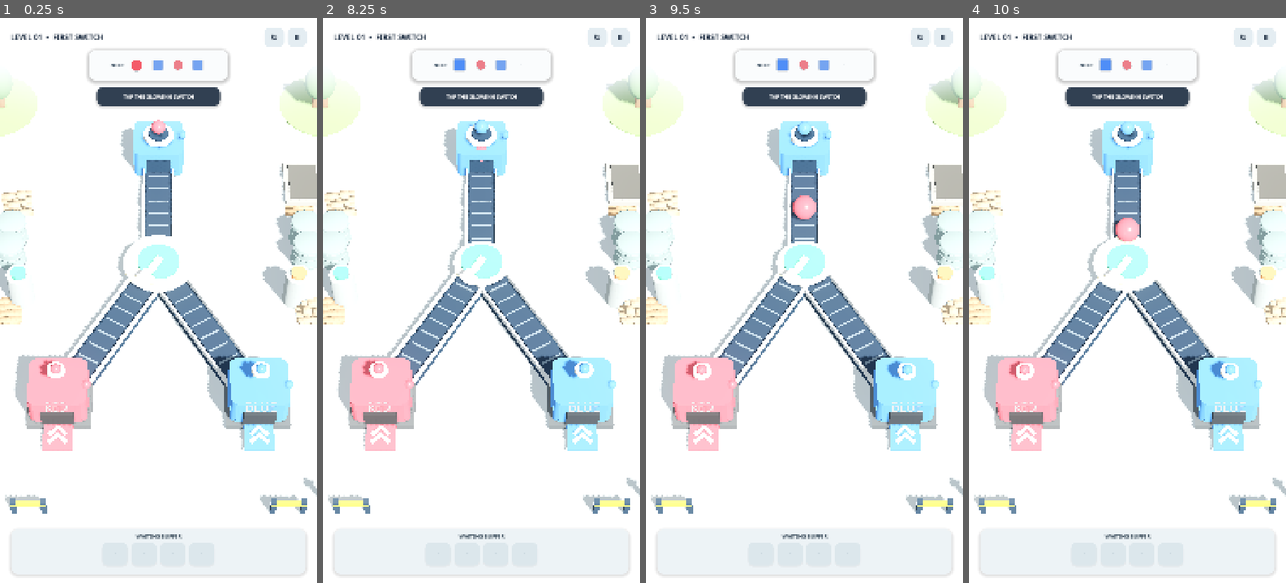
Above: before the commit, frames 1-4 (left to right).
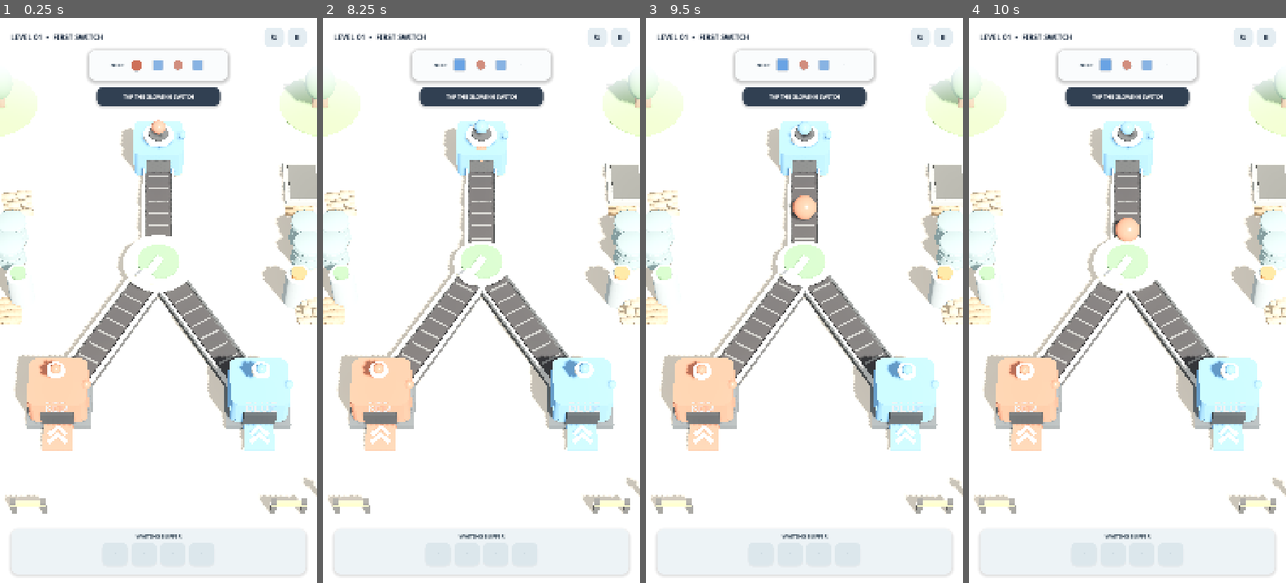
Above: after the commit, the same moments.

Repository: mocchaust64/rail_game
Game: Godot game, scene res://app/main.tscn
Two runs of this game, one before a commit and one after it. Both use one fixed random seed, a clock stepped at 60 frames per second and the inputs below.
Inputs (mouse positions are in pixels of both pictures, inside the frame that each line leads up to):
- Up to frame 1 (0.25 s): no input
- Up to frame 2 (8.25 s): click "↻" at 0.5 s; click "Ⅱ" at 1.25 s; click "TEXT NORMAL" at 2 s; click "RESTART LEVEL" at 2.75 s; click "↻" at 3.5 s; click "Ⅱ" at 4.25 s; click "RESTART LEVEL" at 5 s; click "↻" at 5.75 s; click "Ⅱ" at 6.5 s; click "RESTART LEVEL" at 7.25 s; move the mouse to (551, 272) at 8.02 s; click (551, 272) at 8.17 s
- Up to frame 3 (9.5 s): move the mouse to (741, 328) at 8.77 s; click (741, 328) at 8.92 s
- Up to frame 4 (10 s): move the mouse to (1159, 176) at 9.52 s; click (1159, 176) at 9.67 s

The runs differ from the first frame. In frame 1, 10% of the frame differs, in the area x 3-97%, y 7-88%; in frame 2, 10%; in frame 3, 10%; in frame 4, 10%.

Commit message:
style: match reference palette

Diff:
--- a/assets/palette/toy_factory.tres
+++ b/assets/palette/toy_factory.tres
@@ -4,17 +4,17 @@
 
 [resource]
 script = ExtResource("1")
-floor_colour = Color(0.776471, 0.827451, 0.850980, 1)
-floor_edge = Color(0.682353, 0.749020, 0.784314, 1)
-floor_inset = Color(0.835294, 0.882353, 0.905882, 1)
-rail = Color(0.913725, 0.941176, 0.952941, 1)
-belt = Color(0.156863, 0.219608, 0.298039, 1)
-belt_inner = Color(0.317647, 0.403922, 0.486275, 1)
-belt_slat = Color(0.431373, 0.509804, 0.580392, 1)
-machine_body = Color(0.968627, 0.976471, 0.984314, 1)
-machine_dark = Color(0.149020, 0.219608, 0.298039, 1)
-cargo_red = Color(0.956863, 0.356863, 0.411765, 1)
-cargo_blue = Color(0.309804, 0.557143, 0.968627, 1)
-cargo_yellow = Color(0.956863, 0.772549, 0.258824, 1)
-accent_green = Color(0.349020, 0.827451, 0.647059, 1)
-accent_orange = Color(1, 0.607843, 0.384314, 1)
+floor_colour = Color(0.945098, 0.894118, 0.827451, 1)
+floor_edge = Color(0.760784, 0.713725, 0.643137, 1)
+floor_inset = Color(0.92549, 0.858824, 0.776471, 1)
+rail = Color(0.788235, 0.788235, 0.772549, 1)
+belt = Color(0.219608, 0.215686, 0.223529, 1)
+belt_inner = Color(0.333333, 0.333333, 0.337255, 1)
+belt_slat = Color(0.45098, 0.45098, 0.447059, 1)
+machine_body = Color(0.807843, 0.788235, 0.768627, 1)
+machine_dark = Color(0.278431, 0.282353, 0.286275, 1)
+cargo_red = Color(0.807843, 0.439216, 0.345098, 1)
+cargo_blue = Color(0.411765, 0.639216, 0.894118, 1)
+cargo_yellow = Color(0.945098, 0.764706, 0.447059, 1)
+accent_green = Color(0.454902, 0.647059, 0.431373, 1)
+accent_orange = Color(0.858824, 0.529412, 0.317647, 1)
